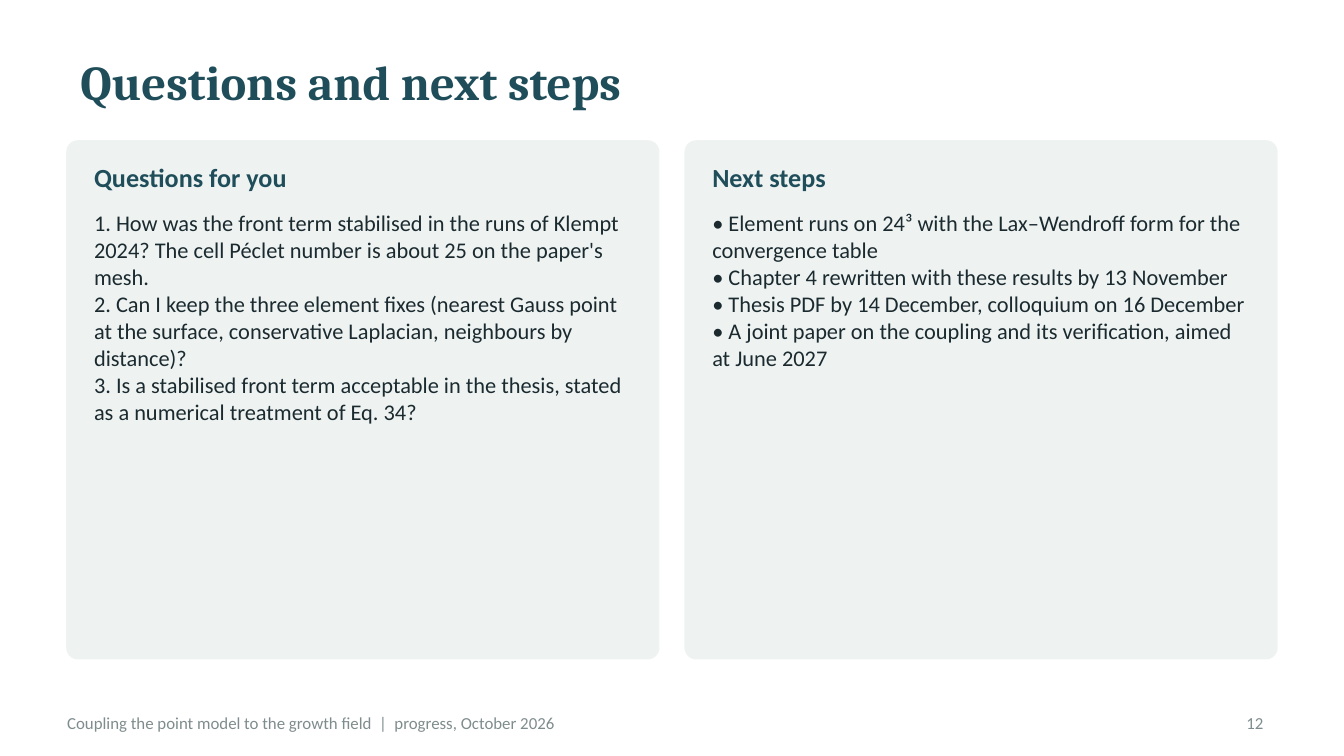
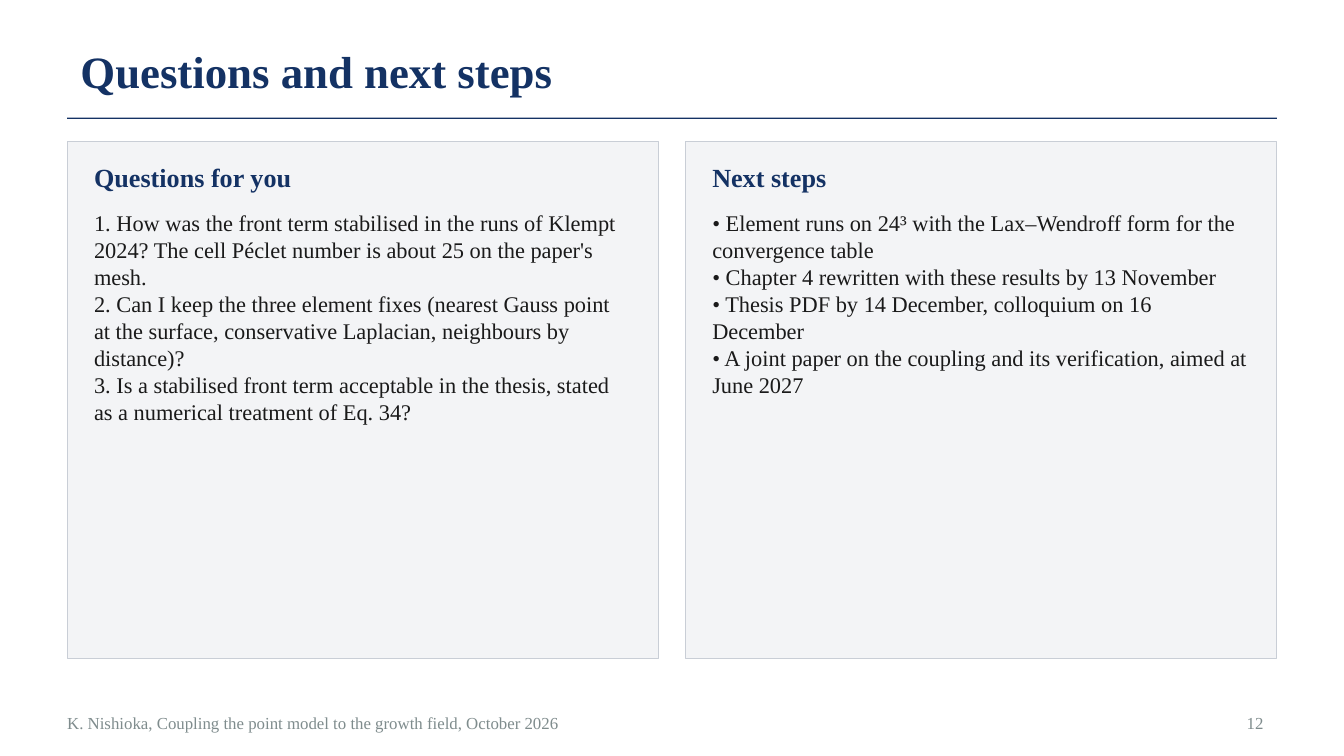
Before and after one commit to keisuke58/pde-fem-biofilm, a slide deck: slide 12 of slides_progress_2026-10.pptx. Drawn at 1344x756 pixels with LibreOffice and Linux fonts; fonts in the diff are those of the drawing. Boxes give left, top, right and bottom in pixels: in the first picture for what was removed or moved away, otherwise in the second. Text is boxed around its words. In the diff, an @@ line names an element or a change of style, - is before the commit and + after.

Commit message:
Progress deck (pptx) in the thesis style: Times, numbered captions, references

```diff
--- a/slides_progress_2026-10.pptx
+++ b/slides_progress_2026-10.pptx
@@ title "Questions and next steps": place and size @@
-title "Questions and next steps" at box(80, 66, 621, 110)
+title "Questions and next steps" at box(80, 57, 552, 98)
@@ title "Questions and next steps" at box(80, 57, 552, 98): size 26 to 24 pt, font Cambria to Times New Roman, text colour #1F4E5A to #143264 @@
@@ line added from (67, 118) to (1277, 118), #143264 0.75 pt @@
@@ rectangle at box(67, 141, 659, 659): rounded rectangle to rectangle; fill #EEF3F2 to #F3F4F6; outline #EEF3F2 1 pt to #C9CED6 0.5 pt @@
@@ rectangle at box(685, 141, 1277, 659): rounded rectangle to rectangle; fill #EEF3F2 to #F3F4F6; outline #EEF3F2 1 pt to #C9CED6 0.5 pt @@
@@ text "Questions for you" at box(94, 168, 291, 193): font Calibri to Times New Roman, text colour #1F4E5A to #143264 @@
@@ text "Next steps" at box(712, 170, 826, 193): font Calibri to Times New Roman, text colour #1F4E5A to #143264 @@
@@ text "1. How was the front ..." at box(94, 215, 615, 425): font Calibri to Times New Roman, text colour #1B2A2F to #1A1A1A @@
@@ text "• Element runs on 24³ ..." at box(712, 215, 1246, 394): font Calibri to Times New Roman, text colour #1B2A2F to #1A1A1A @@
@@ text at box(67, 717, 559, 733): text changed; font Calibri to Times New Roman @@
-Coupling the point model to the growth field | progress, October 2026
+K. Nishioka, Coupling the point model to the growth field, October 2026
@@ page number at box(1247, 718, 1264, 729): font Calibri to Times New Roman @@
```
Also in this commit, not shown: 13 other slides changed, 1 slide added.
